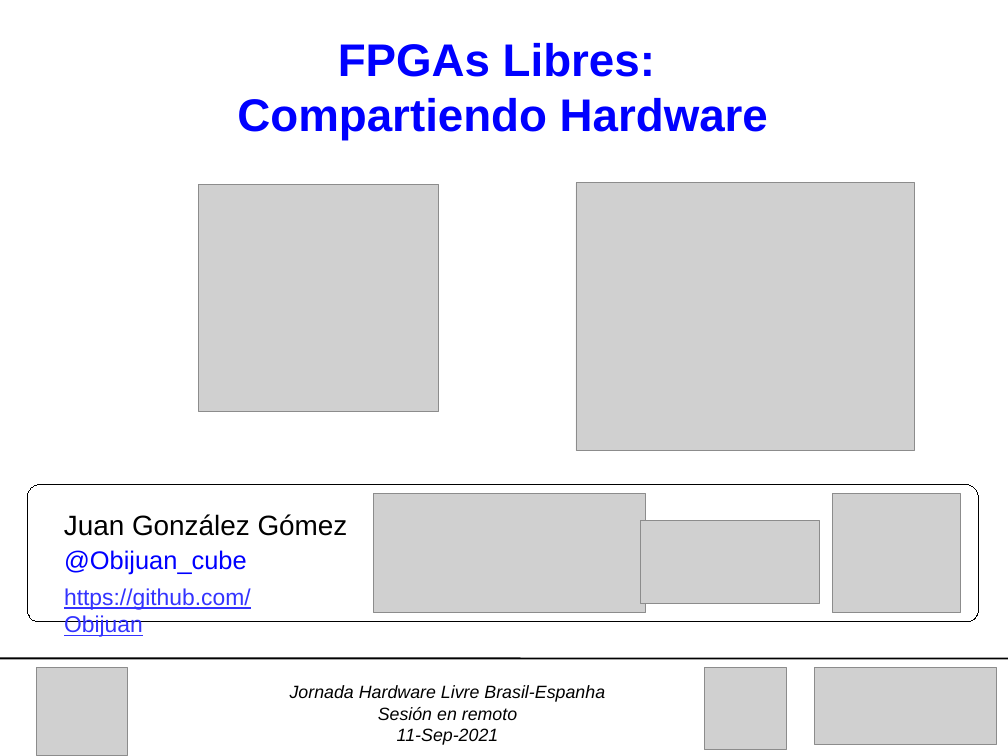
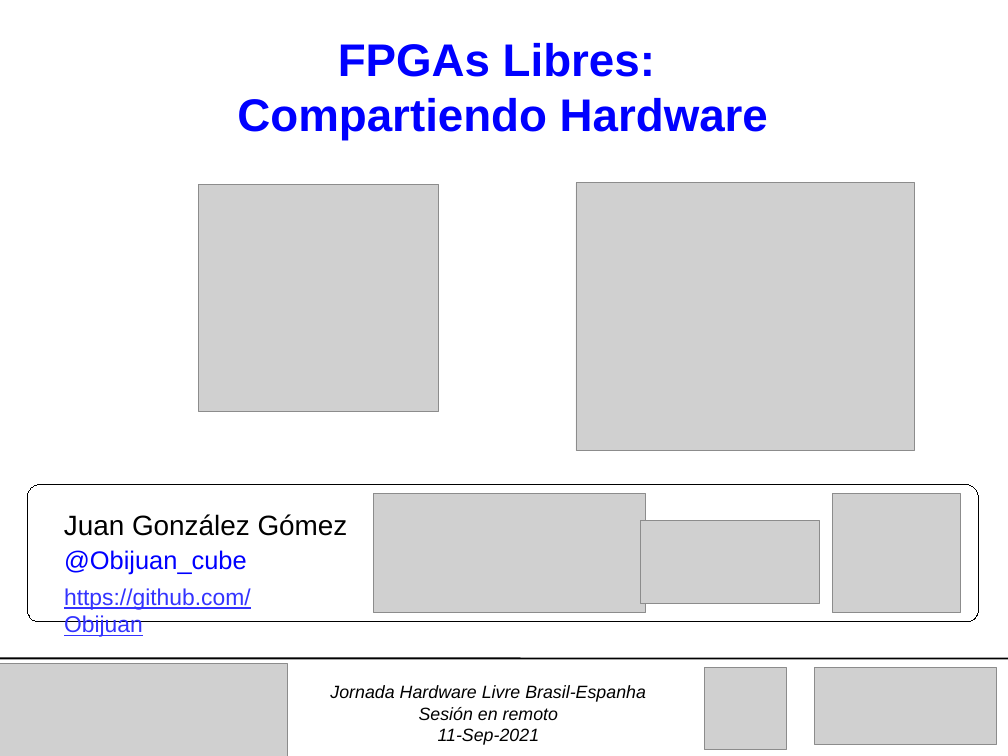
Before and after one commit to Obijuan/myslides, a slide deck: slide 1 of 2021-09-11-FPGAs-Libres-Jornadas-Hw-Libre-Brasi/2021-09-11-FPGAs-libres-Brasil.odp. Drawn at 1008x756 pixels with LibreOffice and Linux fonts; fonts in the diff are those of the drawing; grey boxes stand for pictures. Boxes give left, top, right and bottom in pixels: in the first picture for what was removed or moved away, otherwise in the second. Text is boxed around its words. In the diff, an @@ line names an element or a change of style, - is before the commit and + after.

Commit message:
Brasil talk: Slides updated

```diff
--- a/2021-09-11-FPGAs-Libres-Jornadas-Hw-Libre-Brasi/2021-09-11-FPGAs-libres-Brasil.odp
+++ b/2021-09-11-FPGAs-Libres-Jornadas-Hw-Libre-Brasi/2021-09-11-FPGAs-libres-Brasil.odp
@@ picture: place and size @@
-picture at <box>37,668,127,756</box>
+picture at <box>0,664,288,756</box>
@@ text "Jornada Hardware Livre Brasil-Espanha": place and size @@
-text "Jornada Hardware Livre Brasil-Espanha" at <box>290,685,605,745</box>
+text "Jornada Hardware Livre Brasil-Espanha" at <box>330,685,646,745</box>
```
Also in this commit, not shown: 2 other slides changed, 9 slides added, 1 other file.
